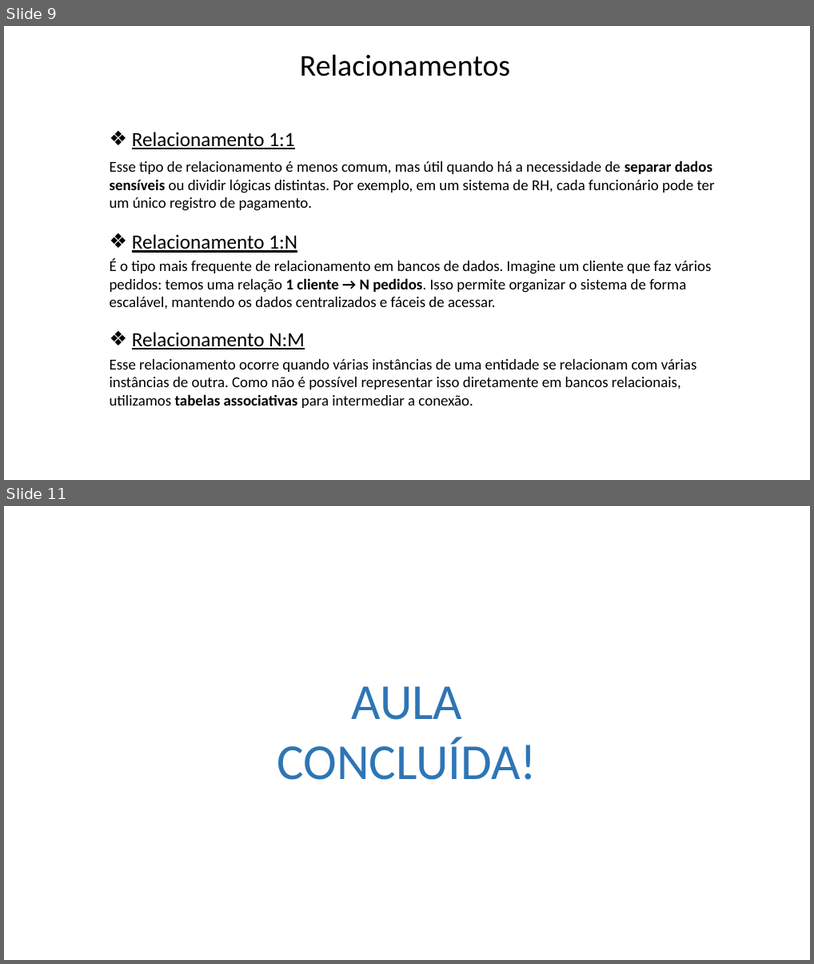
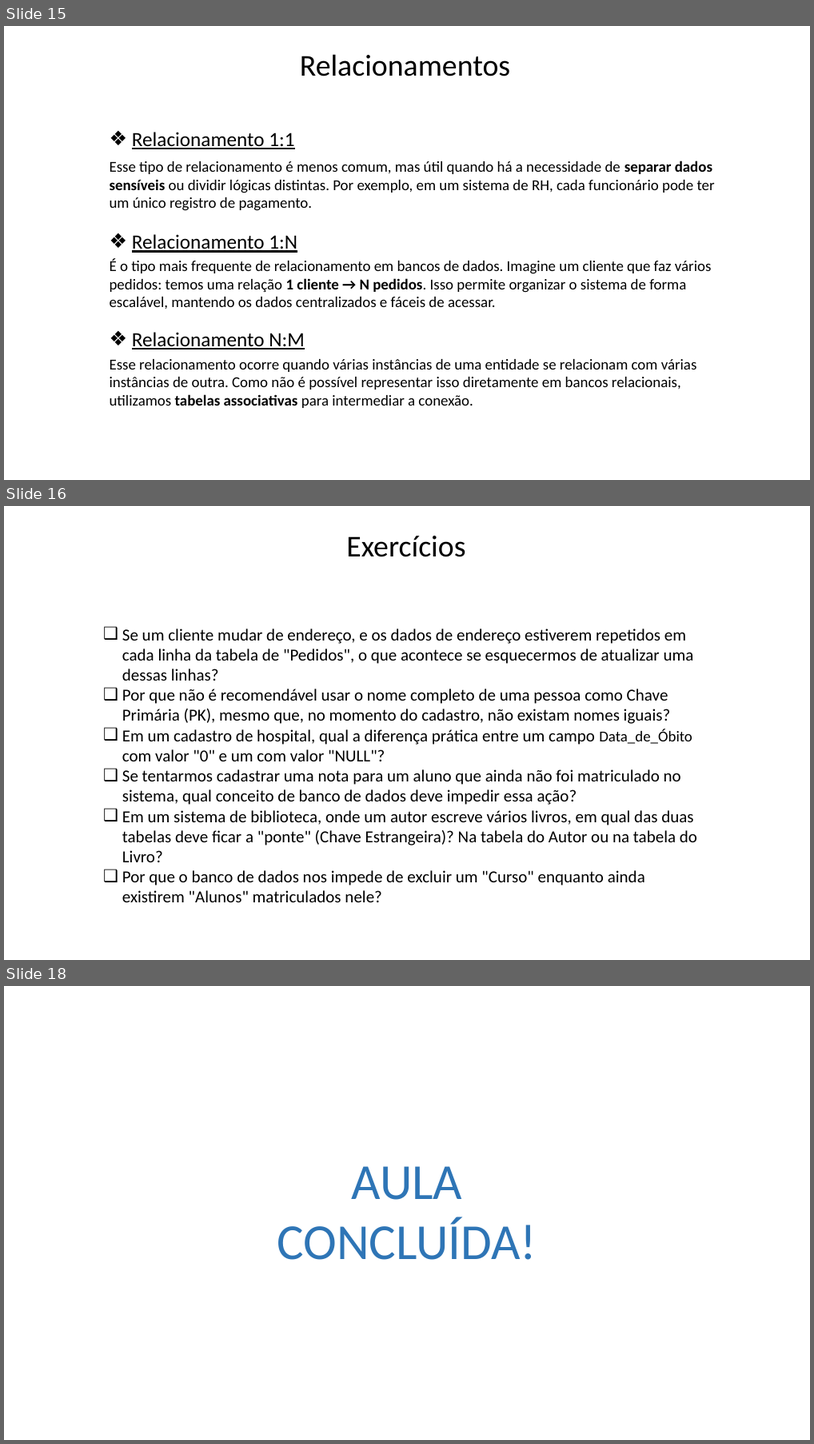
Before and after one commit to Felipe-Tagawa/C07-Monitoria, a slide deck: Aula 02/IntroduçãoBD.pptx. Shown one above the other, each under a label of ours: slides 9 and 11 before the commit, slides 15, 16 and 18 after it; the slides between them are not shown. The pictures are 814x964 and 814x1444 pixels, drawn with LibreOffice and Linux fonts; fonts in the diff are those of the drawing; background and template pictures are left out. Boxes give left, top, right and bottom in pixels: in the first picture for what was removed or moved away, otherwise in the second. Text is boxed around its words. In the diff, an @@ line names an element or a change of style, - is before the commit and + after.

```diff
--- a/Aula 02/IntroduçãoBD.pptx
+++ b/Aula 02/IntroduçãoBD.pptx
@@ slide 16 added at <box>4,506,810,960</box>, background picture (left out) @@
@@ text added at <box>346,536,466,557</box>, 36 pt, text #000000 @@
+Exercícios
@@ text added at <box>122,628,698,902</box>, 20 pt, text #000000 @@
+❑ Se um cliente mudar de endereço, e os dados de endereço estiverem repetidos em cada linha da tabela de "Pedidos", o que acontece se esquecermos de atualizar uma dessas linhas?
+❑ Por que não é recomendável usar o nome completo de uma pessoa como Chave Primária (PK), mesmo que, no momento do cadastro, não existam nomes iguais?
+❑ Em um cadastro de hospital, qual a diferença prática entre um campo Data_de_Óbito com valor "0" e um com valor "NULL"?
+❑ Se tentarmos cadastrar uma nota para um aluno que ainda não foi matriculado no sistema, qual conceito de banco de dados deve impedir essa ação?
+❑ Em um sistema de biblioteca, onde um autor escreve vários livros, em qual das duas tabelas deve ficar a "ponte" (Chave Estrangeira)? Na tabela do Autor ou na tabela do Livro?
+❑ Por que o banco de dados nos impede de excluir um "Curso" enquanto ainda existirem "Alunos" matriculados nele?
@@ what was slide 9 is now slide 15 @@
@@ what was slide 11 is now slide 18 @@
```
Also in this commit, not shown: 2 slides changed, 6 other slides added, 1 other file.
